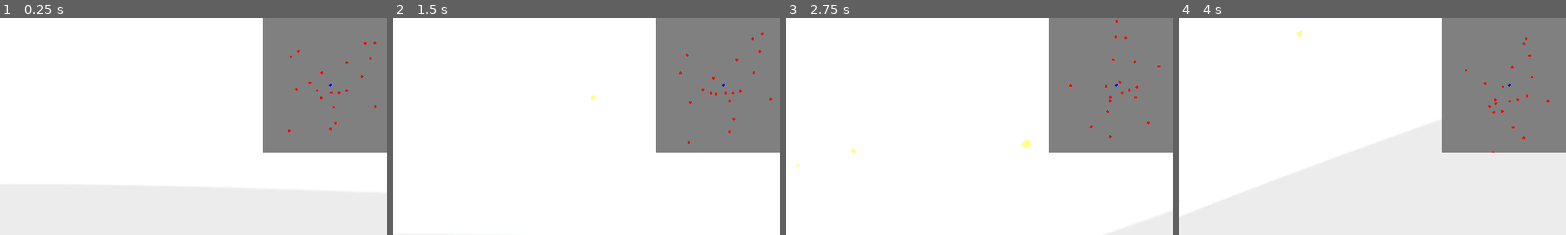
Above: before the commit, frames 1-4 (left to right).
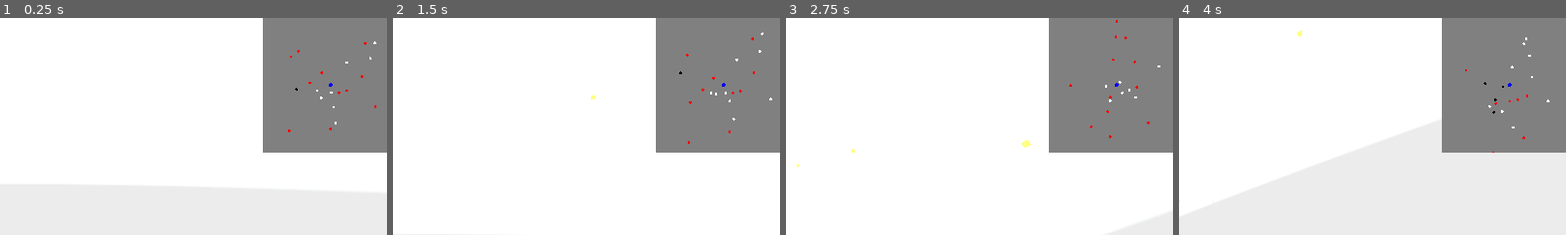
Above: after the commit, the same moments.

Repository: fixitman/g-multi
Game: Godot game, scene res://scenes/game.tscn
The game is run twice, just before and just after one commit, with the same random seed, the same clock (stepped at 60 frames per second) and the same inputs. A sky picture missing from this copy of the repository is replaced by a grey-blue gradient.
Inputs (mouse positions are % of the whole screen's width and height, from its top left):
- Up to frame 1 (0.25 s): no input
- Up to frame 2 (1.5 s): tap Enter at 0.5 s; move the mouse to (72, 45) at 0.52 s; hold Right (right) 0.53-1.28 s; hold Ctrl (micro) 0.53-1.28 s; click (72, 45) at 0.67 s; move the mouse to (30, 55) at 1.27 s; hold Down (down) from 1.28 s (still down); tap Space (shoot_gun) at 1.35 s
- Up to frame 3 (2.75 s): move the mouse to (60, 28) at 2.02 s; release Down (down) at 2.03 s; hold Right (right) from 2.03 s (still down); hold Tab (turbo) from 2.03 s (still down)
- Up to frame 4 (4 s): move the mouse to (45, 70) at 2.77 s; release Right (right) at 2.78 s; release Tab (turbo) at 2.78 s; hold Up (up) 2.78-3.53 s; tap Ctrl (micro) at 2.85 s; click (45, 70) at 2.92 s; move the mouse to (80, 65) at 3.52 s; hold Left (left) from 3.53 s (still down); hold Space (shoot_gun) from 3.53 s (still down)
The pictures show only the part of the screen within x 49-99%, y 0-50%; the shares and areas given below are measured in that part.

The runs differ from the first frame. In frame 1, less than 0.1% of the frame differs, in the area x 76-98%, y 10-50%; in frame 2, less than 0.1%; in frame 3, less than 0.1%; in frame 4, 0.1%, in the area x 78-96%, y 8-51%.

Commit message:
changed target color by elevation angle
Signed-off-by: mike <fixitman.mike@gmail.com>

Diff:
--- a/minimap.gdshader
+++ b/minimap.gdshader
@@ -10,15 +10,25 @@
 	float sizef = texelFetch(target_data,ivec2(0,0),0).r;
 
 	COLOR = bg_color;
-	if (abs(distance(center,UV)) < .01){
+	if (abs(distance(center,UV)) < .015){
 		COLOR = ship_color;
 	}else{
 		for(int i = 0;i<int(sizef);i++){
 			vec4 point = texelFetch(target_data,ivec2(0,i+1),0);
 			vec2 pt = vec2(point.r/(2.0*range),point.b/(2.0*range));
+			float elevation = point.g/(2.0*range);
+			float dist = distance(vec3(0,0,0),point.rgb);
+			float s = point.g/dist;
+			float ang = asin(s) ;
 			vec2 scaled_point = center + pt ;
 			if(distance(UV, scaled_point) < .01){
 				COLOR = enemy_color;
+				if(degrees(ang)+13.0> 35.0){
+					COLOR = vec4(1,1,1,1);
+				}
+				if(degrees(ang)+13.0 < -35.0){
+					COLOR = vec4(0,0,0,1);
+				}
 				break;
 			}
 		}
